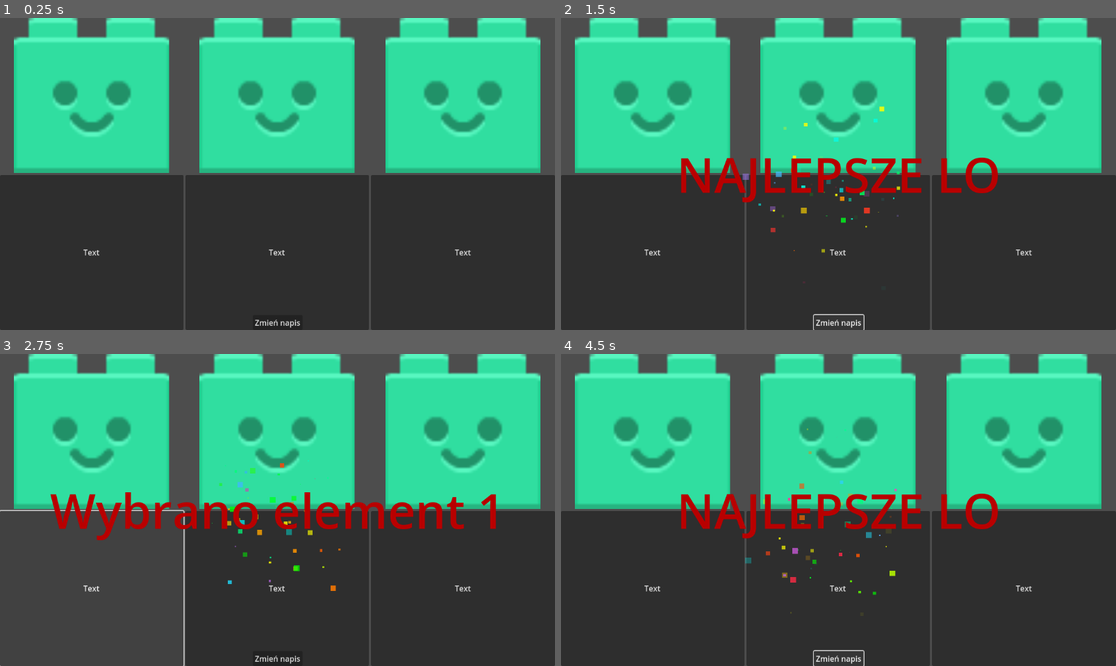
Above: before the commit, frames 1-4 (two rows, left to right).
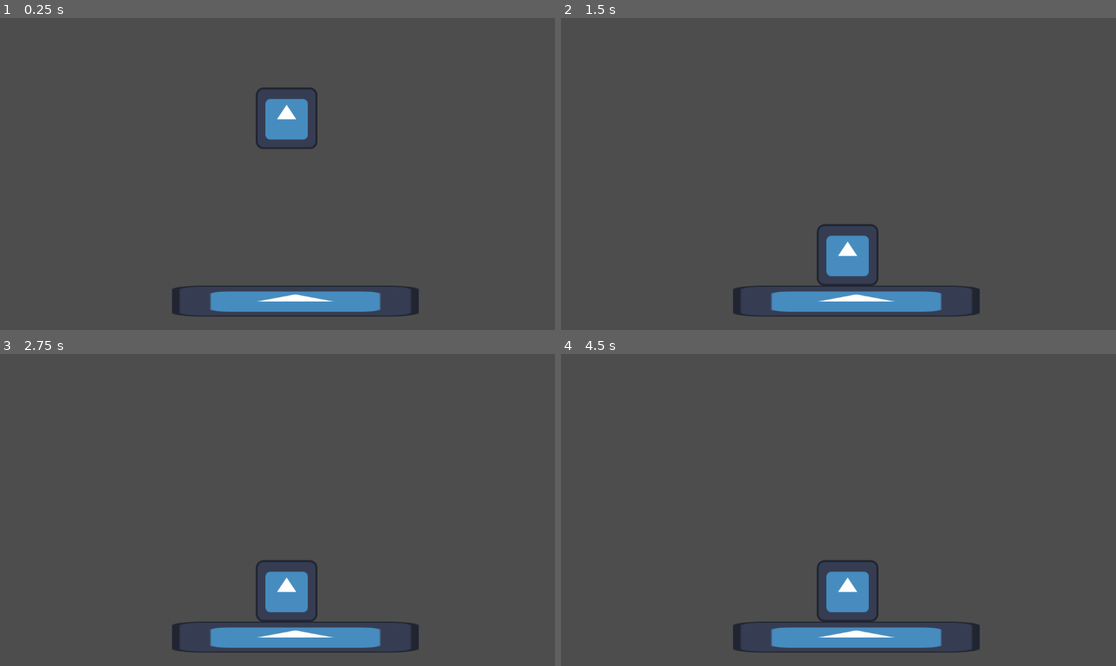
Above: after the commit, the same moments.

Repository: FeniXb3/feb216
Game: Godot game, scene res://physics_playground.tscn
The game is run twice, just before and just after one commit, with the same random seed, the same clock (stepped at 60 frames per second) and the same inputs. Before the commit the project starts from res://main.tscn. The engine's default icon, where the game draws it, is replaced by a stand-in: a white triangle on a blue panel in a dark square.
Inputs (mouse positions are in pixels of both pictures, inside the frame that each line leads up to):
- Up to frame 1 (0.25 s): no input
- Up to frame 2 (1.5 s): click (655, 252) at 0.5 s, where only the run before the commit has a clickable "Text"; click (838, 323) at 1.25 s, where only the run before the commit has a clickable "Zmień napis"
- Up to frame 3 (2.75 s): click (94, 588) at 2 s, where only the run before the commit has a clickable "Text"
- Up to frame 4 (4.5 s): click (838, 659) at 2.75 s, where only the run before the commit has a clickable "Zmień napis"; click (655, 588) at 3.5 s, where only the run before the commit has a clickable "Text"; click (838, 659) at 4.25 s, where only the run before the commit has a clickable "Zmień napis"

The runs differ from the first frame. In frame 1, 89% of the frame differs, in the area x 0-100%, y 0-100%; in frame 2, 88%; in frame 3, 73%; in frame 4, 88%.

Commit message:
Start physics playground

Diff:
--- /dev/null
+++ b/brick.tscn
@@ -0,0 +1,14 @@
+[gd_scene load_steps=3 format=3 uid="uid://tj56kxykuo16"]
+
+[ext_resource type="Texture2D" uid="uid://0pxidahjy4st" path="res://icon.svg" id="1_awxk8"]
+
+[sub_resource type="RectangleShape2D" id="RectangleShape2D_20dn8"]
+size = Vector2(128, 128)
+
+[node name="Brick" type="RigidBody2D"]
+
+[node name="Sprite2D" type="Sprite2D" parent="."]
+texture = ExtResource("1_awxk8")
+
+[node name="CollisionShape2D" type="CollisionShape2D" parent="."]
+shape = SubResource("RectangleShape2D_20dn8")
--- /dev/null
+++ b/floor.tscn
@@ -0,0 +1,15 @@
+[gd_scene load_steps=3 format=3 uid="uid://b61ho50p1051q"]
+
+[ext_resource type="Texture2D" uid="uid://0pxidahjy4st" path="res://icon.svg" id="1_oj3tl"]
+
+[sub_resource type="RectangleShape2D" id="RectangleShape2D_3jmfh"]
+size = Vector2(512, 64)
+
+[node name="Floor" type="StaticBody2D"]
+
+[node name="Sprite2D" type="Sprite2D" parent="."]
+scale = Vector2(4, 0.5)
+texture = ExtResource("1_oj3tl")
+
+[node name="CollisionShape2D" type="CollisionShape2D" parent="."]
+shape = SubResource("RectangleShape2D_3jmfh")
--- /dev/null
+++ b/physics_playground.tscn
@@ -0,0 +1,12 @@
+[gd_scene load_steps=3 format=3 uid="uid://o44t01wn705v"]
+
+[ext_resource type="PackedScene" uid="uid://tj56kxykuo16" path="res://brick.tscn" id="1_3jmfh"]
+[ext_resource type="PackedScene" uid="uid://b61ho50p1051q" path="res://floor.tscn" id="2_ydgdq"]
+
+[node name="PhysicsPlayground" type="Node2D"]
+
+[node name="Brick" parent="." instance=ExtResource("1_3jmfh")]
+position = Vector2(595, 180)
+
+[node name="Floor" parent="." instance=ExtResource("2_ydgdq")]
+position = Vector2(613, 588)
--- a/project.godot
+++ b/project.godot
@@ -12,7 +12,7 @@
 
 config/name="Feb216"
 config/tags=PackedStringArray("31lo")
-run/main_scene="res://main.tscn"
+run/main_scene="uid://o44t01wn705v"
 config/features=PackedStringArray("4.4", "GL Compatibility")
 config/icon="res://icon.svg"
 
